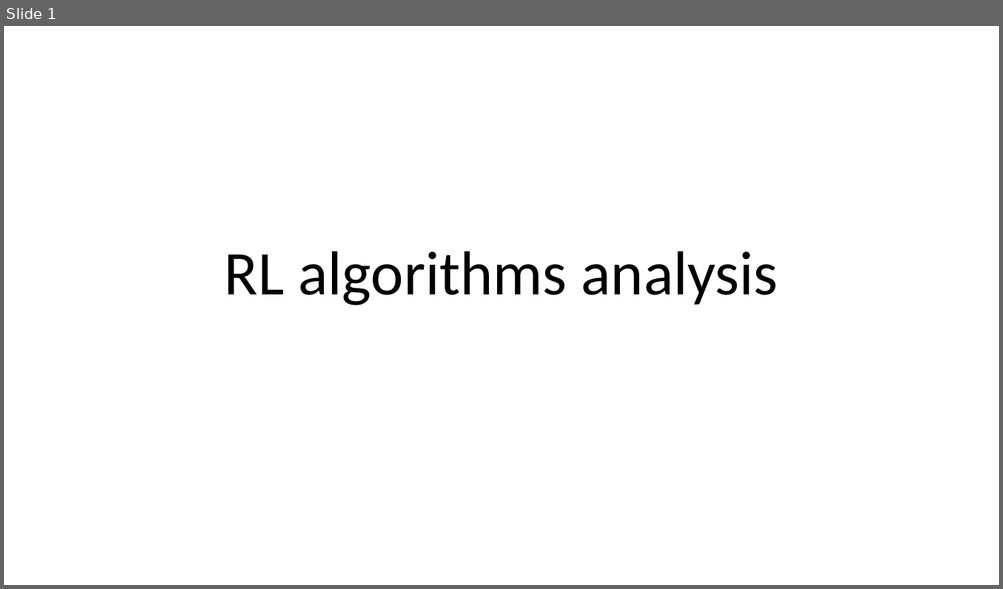
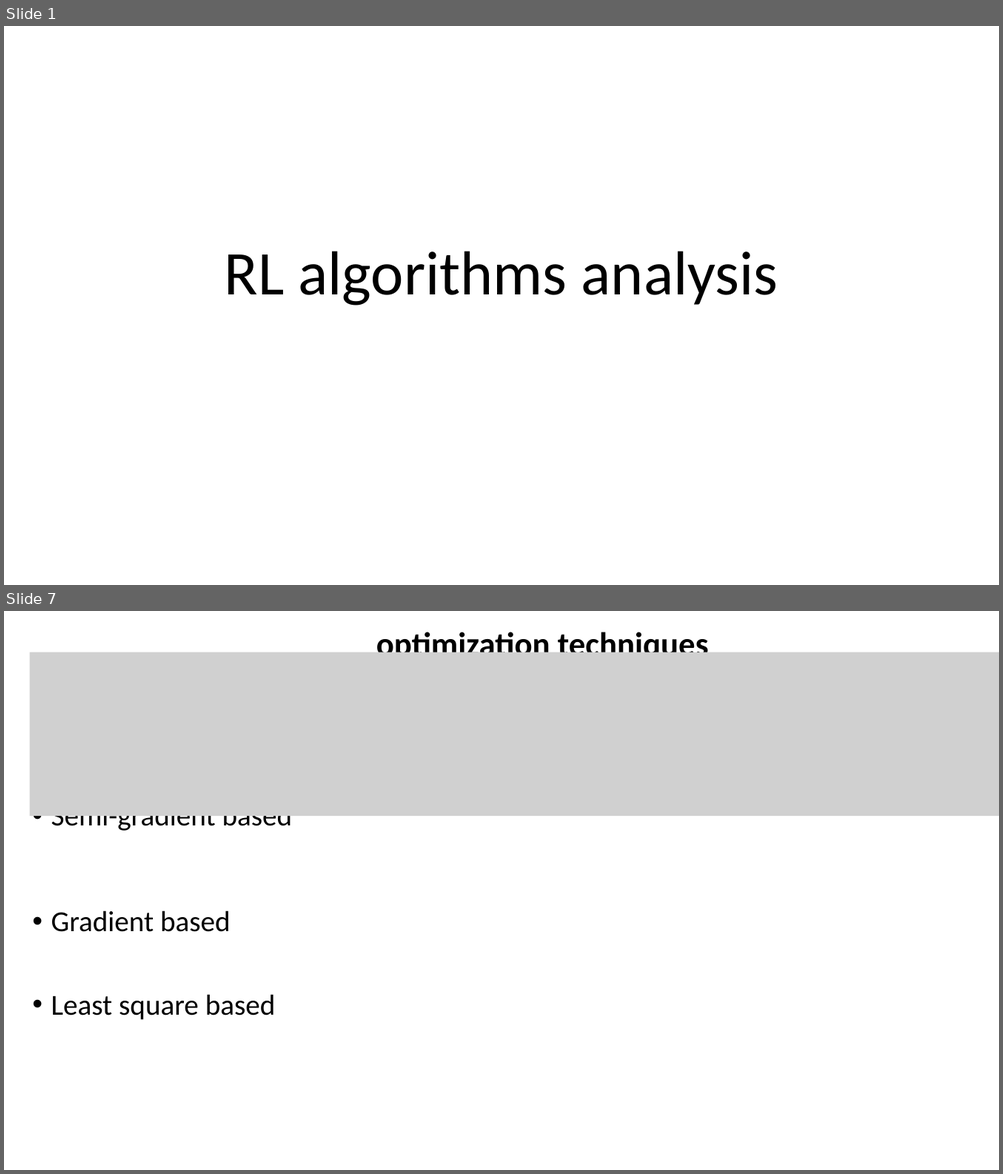
Before and after one commit to xfdywy/RL, a slide deck: RL analysis/RL analysis.pptx. Shown one above the other, each under a label of ours: slide 1 before the commit, slides 1 and 7 after it; the slides between them are not shown. The pictures are 1003x589 and 1003x1174 pixels, drawn with LibreOffice and Linux fonts; fonts in the diff are those of the drawing; grey boxes stand for pictures. Boxes give left, top, right and bottom in pixels: in the first picture for what was removed or moved away, otherwise in the second. Text is boxed around its words. In the diff, an @@ line names an element or a change of style, - is before the commit and + after.

```diff
--- a/RL analysis/RL analysis.pptx
+++ b/RL analysis/RL analysis.pptx
@@ slide 7 added at [4, 611, 999, 1170], background #FFFFFF @@
@@ text added at [376, 628, 708, 652], 32 pt, text #000000, bold @@
+optimization techniques
@@ picture added at [29, 652, 999, 816] @@
@@ text added at [51, 816, 293, 1020], 28 pt, text #000000 @@
+• Semi-gradient based
+• Gradient based
+• Least square based
```
Also in this commit, not shown: 2 slides changed, 6 other slides added, 1 other file.
